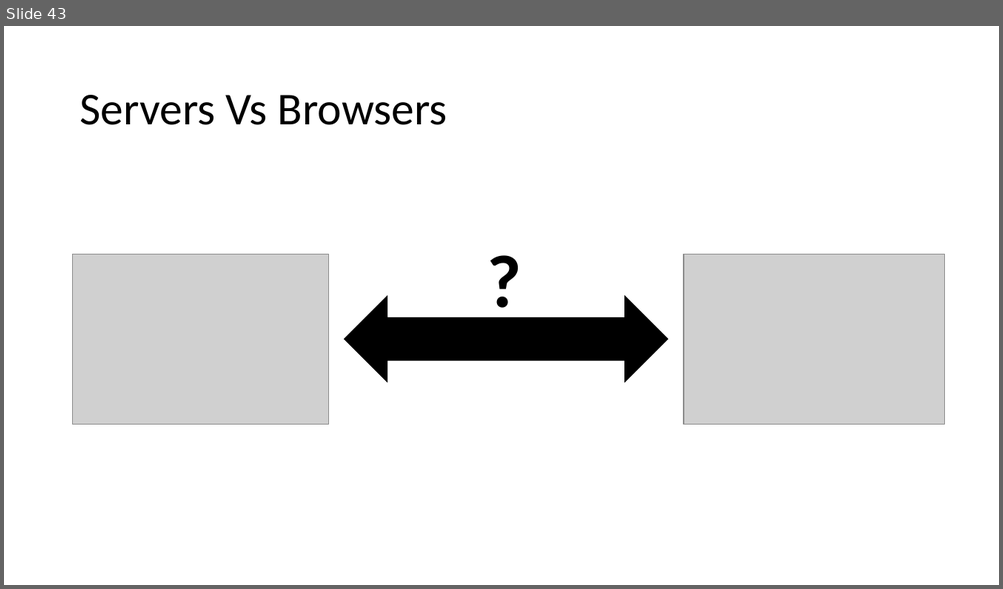
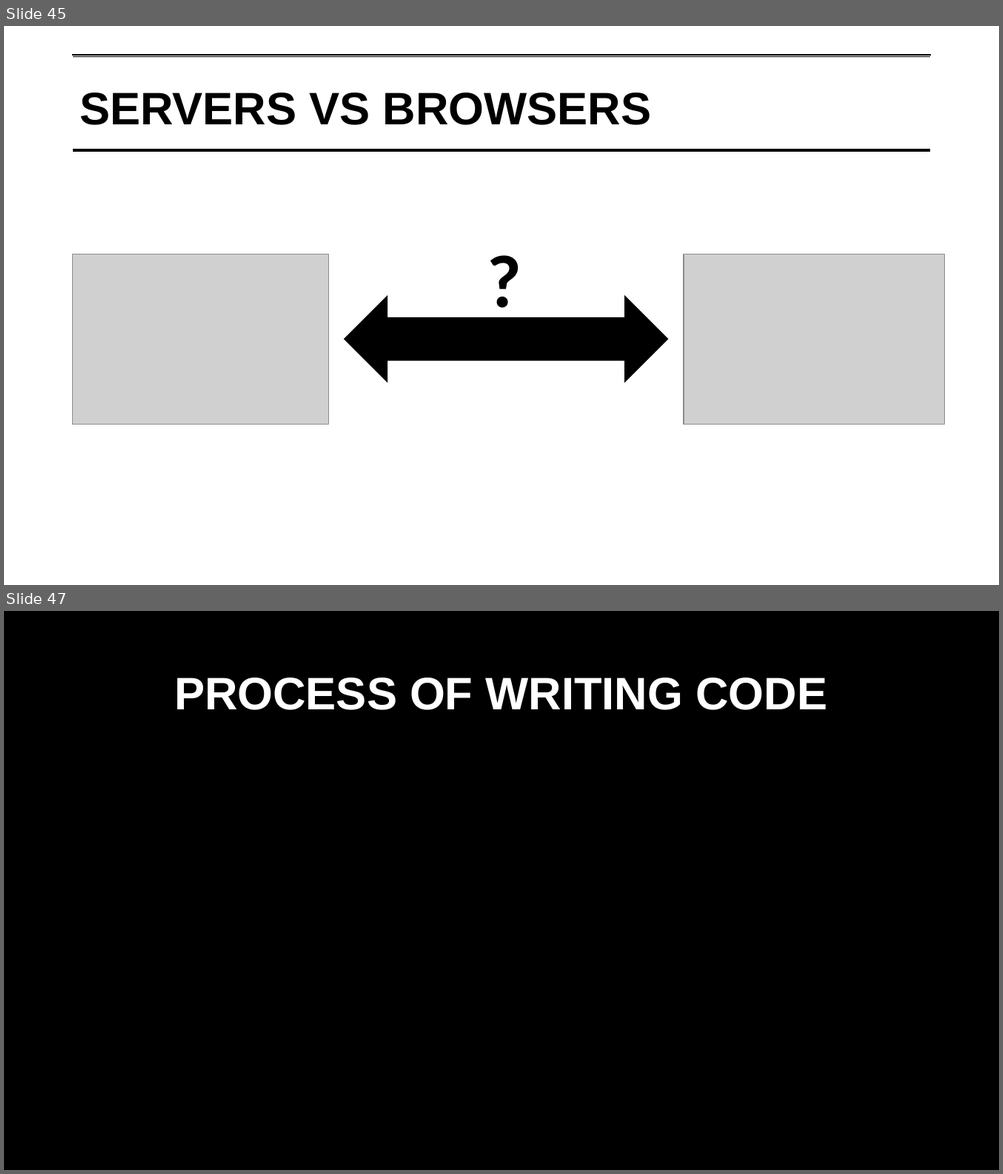
Before and after one commit to lipsitzm/PFNP, a slide deck: PFNP Single Day.pptx. Shown one above the other, each under a label of ours: slide 43 before the commit, slides 45 and 47 after it; the slides between them are not shown. The pictures are 1003x589 and 1003x1174 pixels, drawn with LibreOffice and Linux fonts; fonts in the diff are those of the drawing; grey boxes stand for pictures; background and template pictures are left out. Boxes give left, top, right and bottom in pixels: in the first picture for what was removed or moved away, otherwise in the second. Text is boxed around its words. In the diff, an @@ line names an element or a change of style, - is before the commit and + after.

```diff
--- a/PFNP Single Day.pptx
+++ b/PFNP Single Day.pptx
@@ slide 47 added at bbox=[4, 611, 999, 1170], background #000000 @@
@@ title added at bbox=[73, 641, 930, 749], outline #000000 0.75 pt, 44 pt, text #FFFFFF, bold @@
+PROCESS OF WRITING CODE
@@ what was slide 43 is now slide 45 @@
@@ slide 45 changed as well @@
@@ title "SERVERS VS BROWSERS": place and size @@
-title "SERVERS VS BROWSERS" at bbox=[79, 95, 447, 125]
+title "SERVERS VS BROWSERS" at bbox=[73, 56, 930, 164]
@@ title "SERVERS VS BROWSERS" at bbox=[73, 56, 930, 164]: outline none to #FFFFFF 0.75 pt @@
@@ line added from (73, 56) to (930, 56), #000000 3 pt @@
@@ title at bbox=[79, 93, 652, 125]: text changed; font Calibri to Arial; bold on @@
-Servers Vs Browsers
+SERVERS VS BROWSERS
@@ line added from (73, 150) to (930, 150), #000000 3 pt @@
```
Also in this commit, not shown: 112 other slides changed, 10 other slides added.
